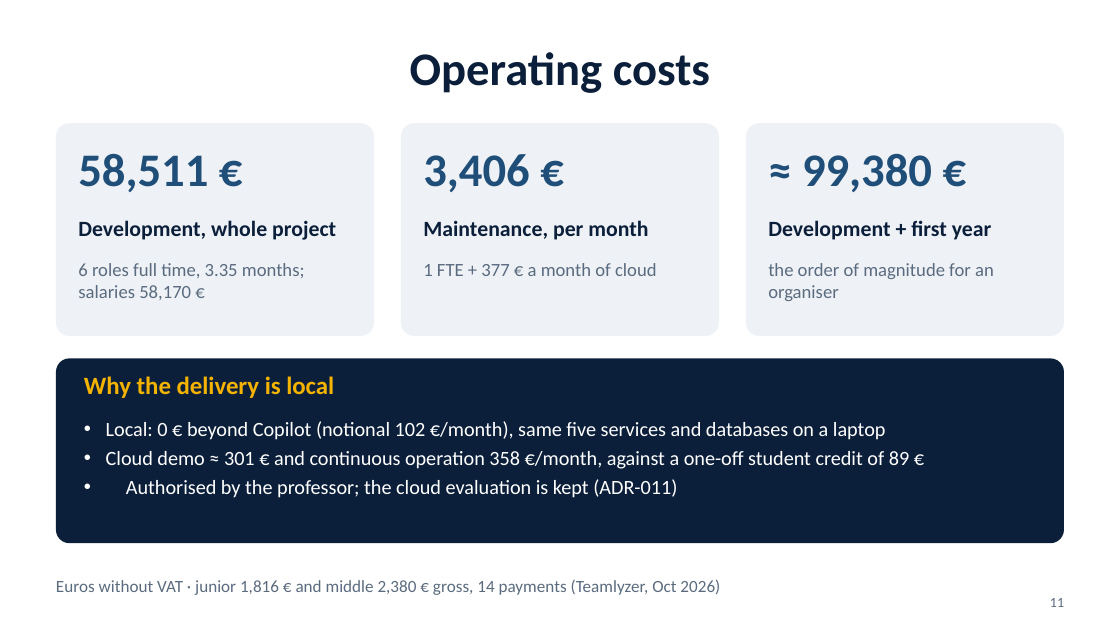
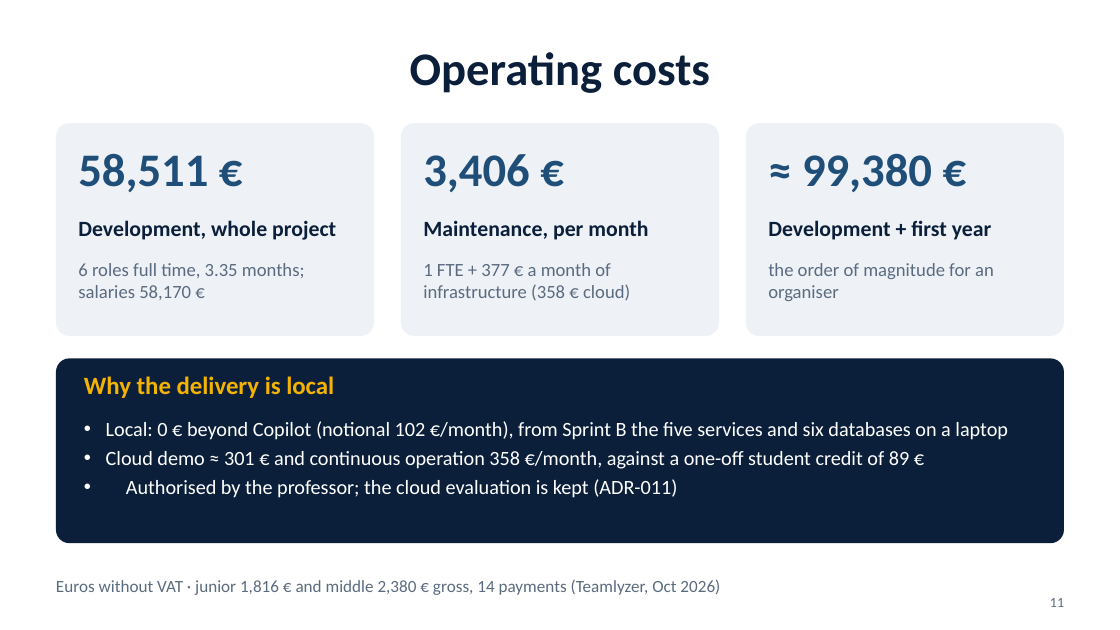
Before and after one commit to tomasoliveira21/LABDSOF, a slide deck: slide 11 of Docs/Presentation/Farol_Sprint_A_Presentation.pptx. Drawn at 1120x630 pixels with LibreOffice and Linux fonts; fonts in the diff are those of the drawing. Boxes give left, top, right and bottom in pixels: in the first picture for what was removed or moved away, otherwise in the second. Text is boxed around its words. In the diff, an @@ line names an element or a change of style, - is before the commit and + after.

```diff
--- a/Docs/Presentation/Farol_Sprint_A_Presentation.pptx
+++ b/Docs/Presentation/Farol_Sprint_A_Presentation.pptx
@@ text at (423,263,630,301): text changed @@
-1 FTE + 377 € a month of cloud
+1 FTE + 377 € a month of infrastructure (358 € cloud)
@@ text at (106,421,1008,440): text changed @@
-• Local: 0 € beyond Copilot (notional 102 €/month), same five services and databases on a laptop
+• Local: 0 € beyond Copilot (notional 102 €/month), from Sprint B the five services and six databases on a laptop
```
Also in this commit, not shown: 2 other slides changed, 2 other files.
